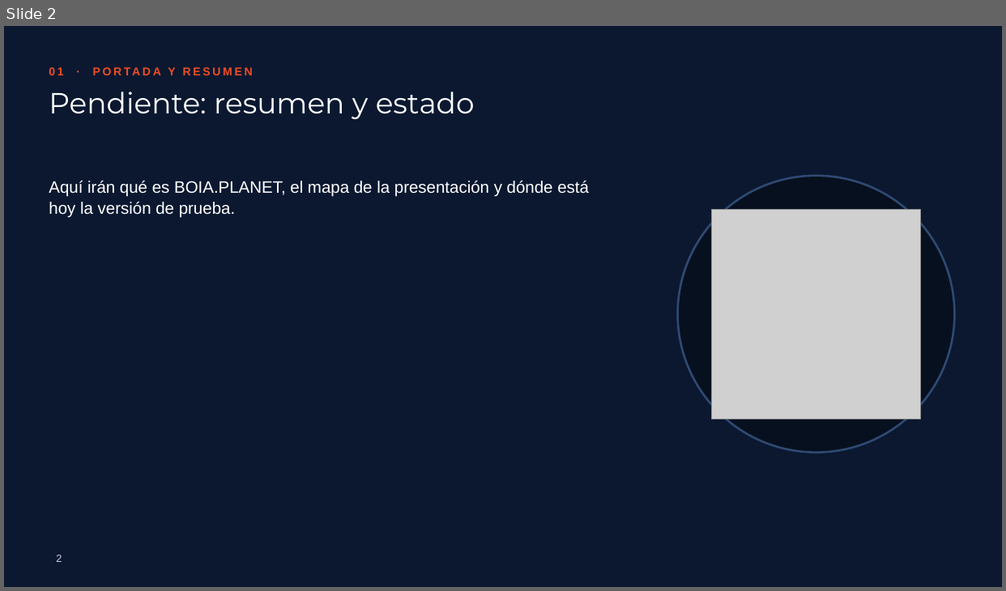
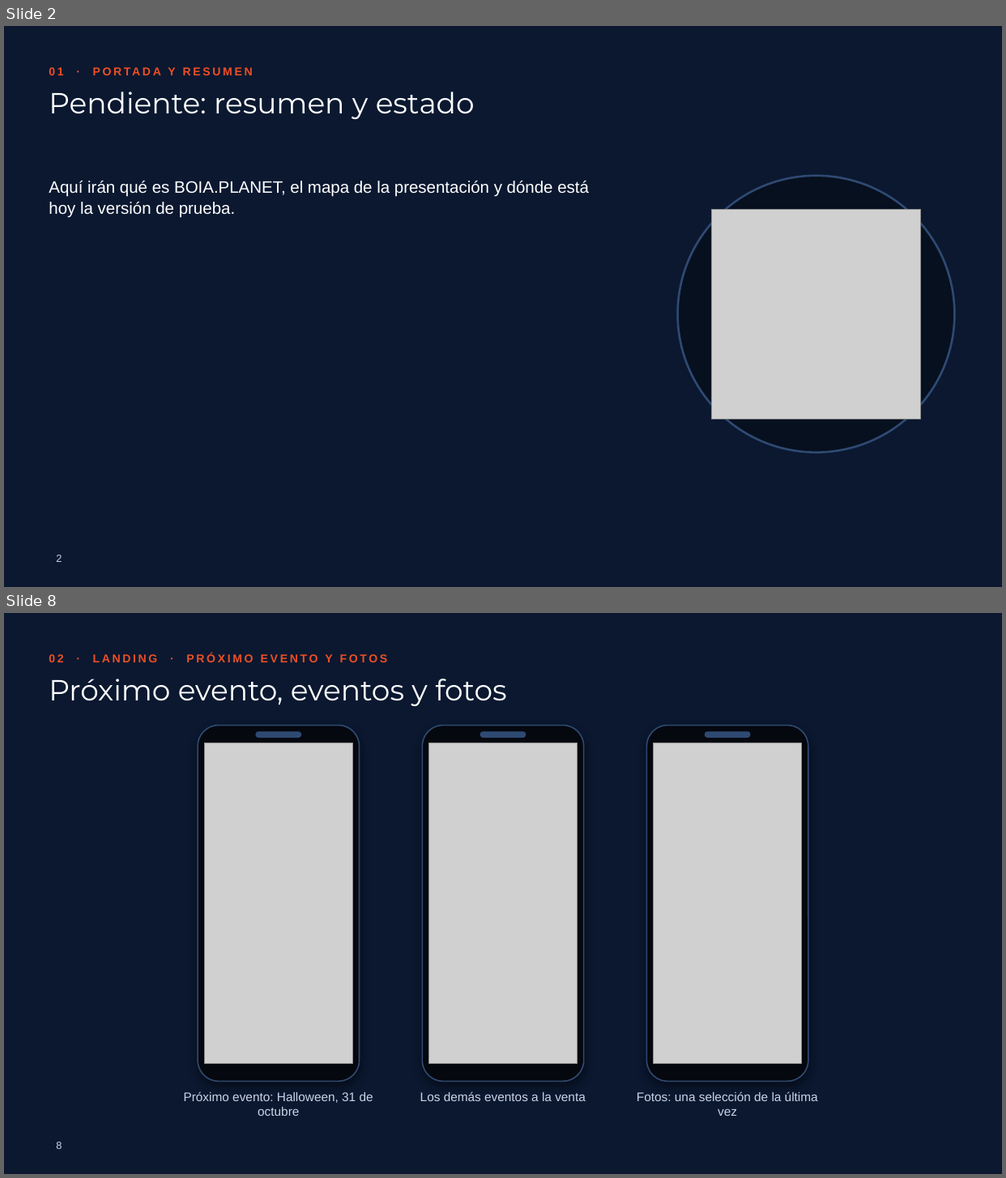
Before and after one commit to picodepato/boia-planet-web, a slide deck: docs/presentacion/boia-planet.pptx. Shown one above the other, each under a label of ours: slide 2 before the commit, slides 2 and 8 after it; the slides between them are not shown. The pictures are 1006x591 and 1006x1178 pixels, drawn with LibreOffice and Linux fonts; fonts in the diff are those of the drawing; grey boxes stand for pictures; background and template pictures are left out. Boxes give left, top, right and bottom in pixels: in the first picture for what was removed or moved away, otherwise in the second. Text is boxed around its words. In the diff, an @@ line names an element or a change of style, - is before the commit and + after.

Commit message:
T205: Part 2: Landing

```diff
--- a/docs/presentacion/boia-planet.pptx
+++ b/docs/presentacion/boia-planet.pptx
@@ slide 8 added at box(4, 613, 1002, 1174), background #0B1830 @@
@@ text added at box(49, 653, 388, 662), 11 pt, text #EC4F24, bold @@
+02 · LANDING · PRÓXIMO EVENTO Y FOTOS
@@ title added at box(49, 679, 506, 706), 28 pt, text #FFFFFF @@
+Próximo evento, eventos y fotos
@@ rounded rectangle added at box(198, 726, 360, 1082), fill #05080F, outline #2F4A72 1.25 pt @@
@@ rounded rectangle added at box(256, 732, 301, 737), fill #2F4A72, outline #2F4A72 1 pt @@
@@ rounded rectangle added at box(423, 726, 584, 1082), fill #05080F, outline #2F4A72 1.25 pt @@
@@ rounded rectangle added at box(481, 732, 526, 737), fill #2F4A72, outline #2F4A72 1 pt @@
@@ rounded rectangle added at box(647, 726, 809, 1082), fill #05080F, outline #2F4A72 1.25 pt @@
@@ rounded rectangle added at box(705, 732, 750, 737), fill #2F4A72, outline #2F4A72 1 pt @@
@@ picture added at box(205, 743, 353, 1063) @@
@@ picture added at box(429, 743, 577, 1063) @@
@@ picture added at box(654, 743, 802, 1063) @@
@@ text added at box(184, 1092, 373, 1116), 12 pt, text #C9D4E6 @@
+Próximo evento: Halloween, 31 de octubre
@@ text added at box(420, 1092, 586, 1101), 12 pt, text #C9D4E6 @@
+Los demás eventos a la venta
@@ text added at box(637, 1092, 818, 1116), 12 pt, text #C9D4E6 @@
+Fotos: una selección de la última vez
@@ page number added at box(56, 1142, 62, 1149), 10 pt, text #C9D4E6 @@
+8
```
Also in this commit, not shown: 4 slides changed, 6 other slides added, 1 slide removed, 16 other files.
